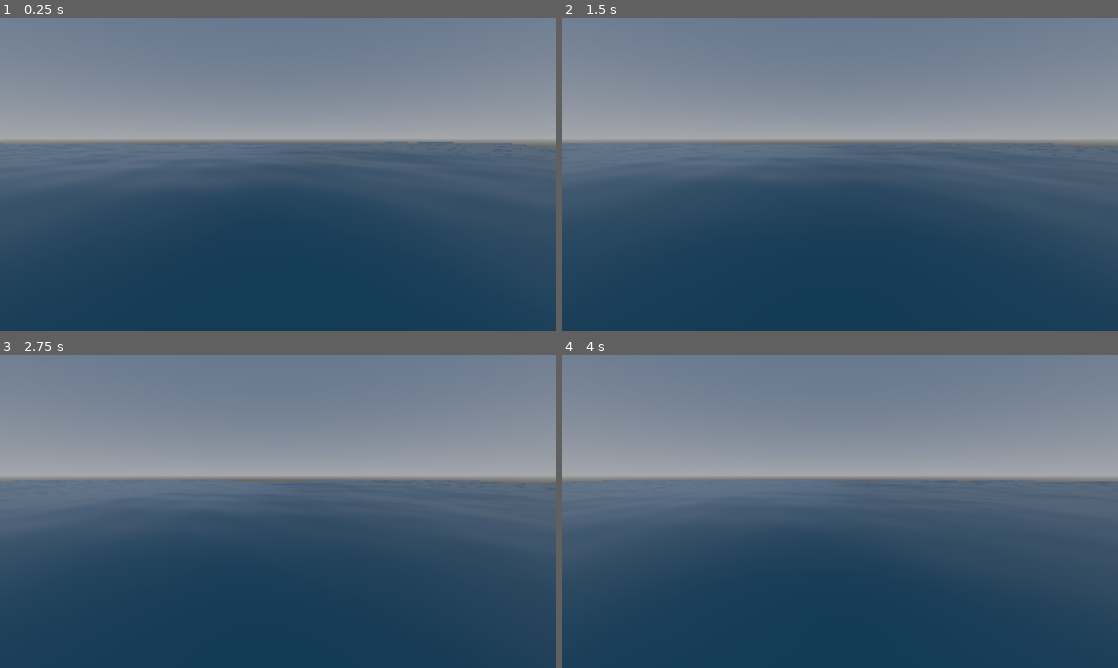
Above: before the commit, frames 1-4 (two rows, left to right).
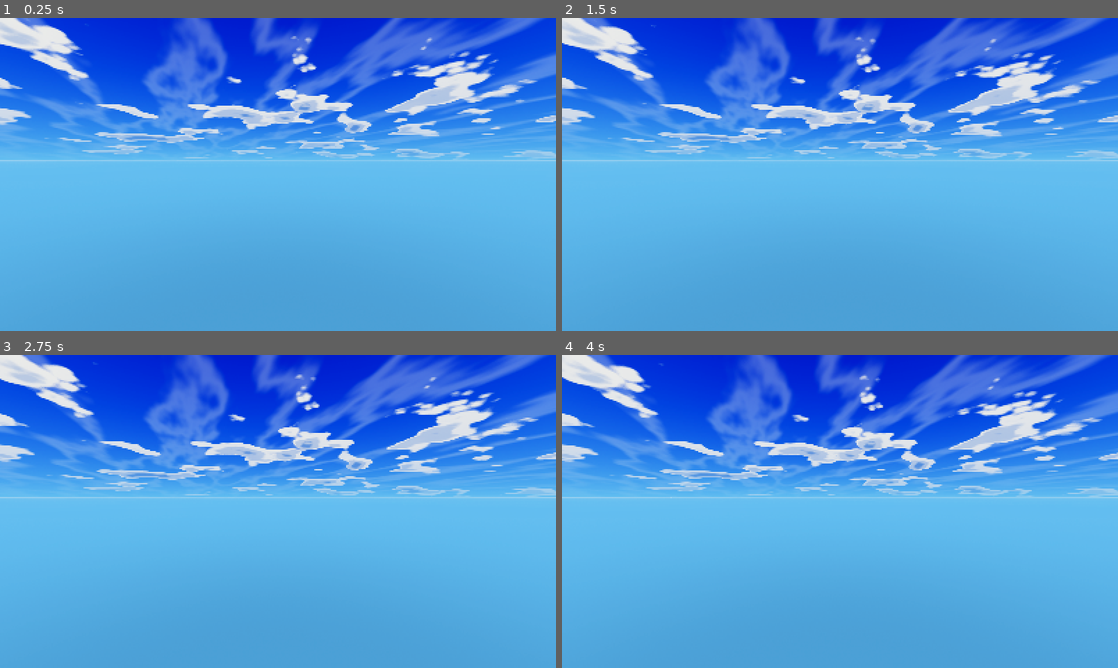
Above: after the commit, the same moments.

Repository: LeviticusFigglebottom/SeaOfScoundrels
Game: Godot game, scene res://scenes/main.tscn
Two runs of this game, one before a commit and one after it. Both use one fixed random seed, a clock stepped at 60 frames per second and the inputs below.
Inputs (mouse positions are in pixels of both pictures, inside the frame that each line leads up to):
- Up to frame 1 (0.25 s): no input
- Up to frame 2 (1.5 s): tap Enter at 0.5 s; move the mouse to (962, 158) at 0.52 s; hold D (move_right) 0.53-1.28 s; tap Q (command_wheel) at 0.6 s; click (962, 158) at 0.67 s; tap Space (jump) at 0.77, 1.07 s; move the mouse to (728, 190) at 1.27 s; hold S (move_back) from 1.28 s (still down); tap F (interact) at 1.35 s
- Up to frame 3 (2.75 s): tap Space (jump) at 1.52, 1.82 s; move the mouse to (333, 442) at 2.02 s; release S (move_back) at 2.03 s; hold D (move_right) from 2.03 s (still down); tap E (item_next) at 2.1 s
- Up to frame 4 (4 s): move the mouse to (812, 574) at 2.77 s; release D (move_right) at 2.78 s; hold W (move_forward) 2.78-3.53 s; tap Tab (item_radial) at 2.85 s; click (812, 574) at 2.92 s; tap Space (jump) at 3.02, 3.32, 3.77 s; move the mouse to (1006, 558) at 3.52 s; hold A (move_left) from 3.53 s (still down); tap X (leave_station) at 3.6 s

The runs differ from the first frame. In frame 1, 100% of the frame differs, in the area x 0-100%, y 0-100%; in frame 2, 100%; in frame 3, 100%; in frame 4, 100%.

Commit message:
Main scene uses the real ocean and sky; progress notes
Co-Authored-By: Claude Fable 5.2 <noreply@anthropic.com>
Claude-Session: https://claude.ai/code/session_01F3vrUPPC7r5ei7T4kWkXqD

Diff:
--- a/scenes/main.gd
+++ b/scenes/main.gd
@@ -1,31 +1,19 @@
 extends Node3D
-## Placeholder main scene: proves the wave include compiles and renders.
-## Replaced by the real world scene as systems land.
+## Main scene. Interim: the real ocean under the real sky with a free camera
+## position, until ship, crew and world are integrated.
 
 func _ready() -> void:
 	Net.start_single_player()
-	var mesh := PlaneMesh.new()
-	mesh.size = Vector2(400, 400)
-	mesh.subdivide_width = 200
-	mesh.subdivide_depth = 200
-	var mat := ShaderMaterial.new()
-	mat.shader = load("res://scenes/placeholder_ocean.gdshader")
-	Sea.bind_material(mat)
-	var mi := MeshInstance3D.new()
-	mi.mesh = mesh
-	mi.material_override = mat
-	mi.extra_cull_margin = 10.0
-	add_child(mi)
+	add_child(load("res://src/sky/sky_rig.tscn").instantiate())
+	add_child(load("res://src/ocean/ocean.tscn").instantiate())
 	var cam := Camera3D.new()
-	cam.position = Vector3(0, 5, 20)
-	cam.rotation_degrees = Vector3(-10, 0, 0)
+	cam.position = Vector3(0, 4, 0)
+	cam.rotation_degrees = Vector3(-4, 30, 0)
+	cam.far = 8000.0
 	add_child(cam)
-	var sun := DirectionalLight3D.new()
-	sun.rotation_degrees = Vector3(-30, 40, 0)
-	add_child(sun)
-	var env := WorldEnvironment.new()
-	env.environment = Environment.new()
-	env.environment.background_mode = Environment.BG_SKY
-	env.environment.sky = Sky.new()
-	env.environment.sky.sky_material = ProceduralSkyMaterial.new()
-	add_child(env)
+	for a in OS.get_cmdline_user_args():
+		if a.begins_with("time="):
+			Weather.time_of_day = float(a.trim_prefix("time="))
+		if a.begins_with("storm="):
+			Weather.storminess = float(a.trim_prefix("storm="))
+			Sea.amp_scale = lerpf(Sea.AMP_CALM, Sea.AMP_STORM, Weather.storminess)
Not shown, changed: assets/generated/ocean/foam.png.import
Not shown, changed: assets/generated/ocean/water_detail.png.import
Not shown, changed: docs/PROGRESS.md
